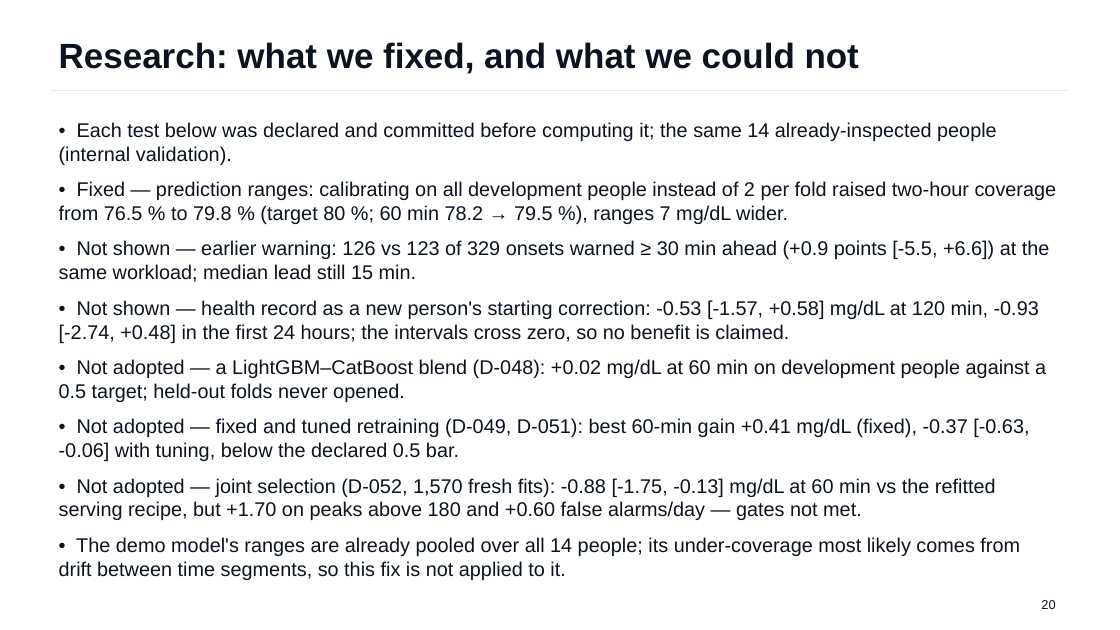
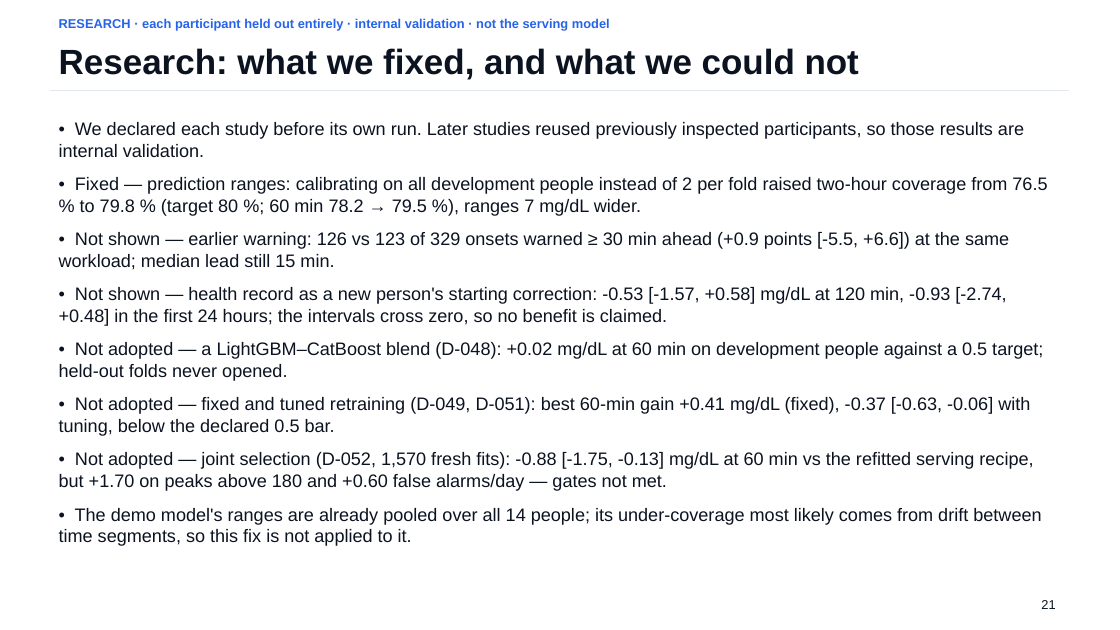
Before and after one commit to Avi36005/DigitalTwin-Challenge-Kryptonite, a slide deck: slide 21 of docs/submission/GlucoTwin_Presentation.pptx (slide 20 before the commit). Drawn at 1120x630 pixels with LibreOffice and Linux fonts; fonts in the diff are those of the drawing. Boxes give left, top, right and bottom in pixels: in the first picture for what was removed or moved away, otherwise in the second. Text is boxed around its words. In the diff, an @@ line names an element or a change of style, - is before the commit and + after.

Commit message:
submission: deck separates serving, participant-held-out and external evidence; results overview; pending D-053/D-054 slots; architecture marks bounded update, review ledger and research-only candidates; data opportunity check

```diff
--- a/docs/submission/GlucoTwin_Presentation.pptx
+++ b/docs/submission/GlucoTwin_Presentation.pptx
@@ text added at (59, 18, 610, 31), 11 pt, text #2563EB, bold @@
+RESEARCH · each participant held out entirely · internal validation · not the serving model
@@ text "Research: what we fixed, and ...": place and size @@
-text "Research: what we fixed, and ..." at (59, 42, 859, 74)
+text "Research: what we fixed, and ..." at (59, 48, 859, 80)
@@ text at (59, 122, 1024, 157): text changed; size 17 to 15.5 pt @@
-• Each test below was declared and committed before computing it; the same 14 already-inspected people (internal validation).
+• We declared each study before its own run. Later studies reused previously inspected participants, so those results are internal validation.
@@ text at (59, 177, 1047, 546): size 17 to 15.5 pt in "• Fixed — prediction ranges: calibrating on ...", "• Not shown — earlier warning: 126 ...", "• Not shown — health record as ...", "• Not adopted — a LightGBM–CatBoost blend ..." and 3 more places @@
@@ text at (1041, 600, 1055, 609): text changed @@
-20
+21
```
Also in this commit, not shown: 22 other slides changed, 3 slides added, 6 other files.
